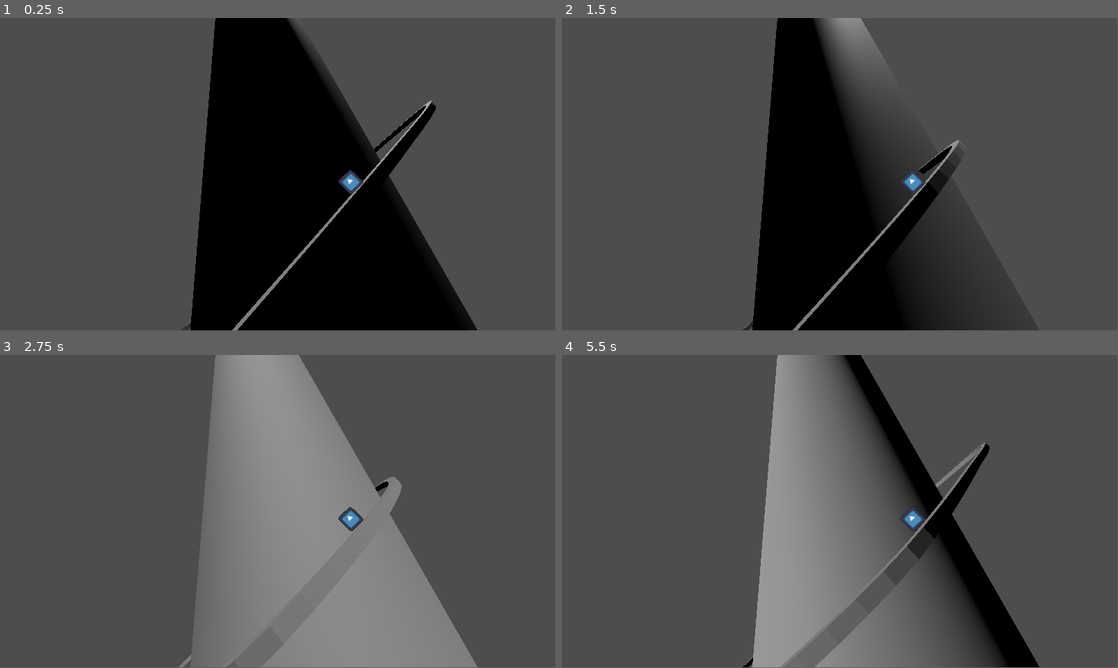
Above: before the commit, frames 1-4 (two rows, left to right).
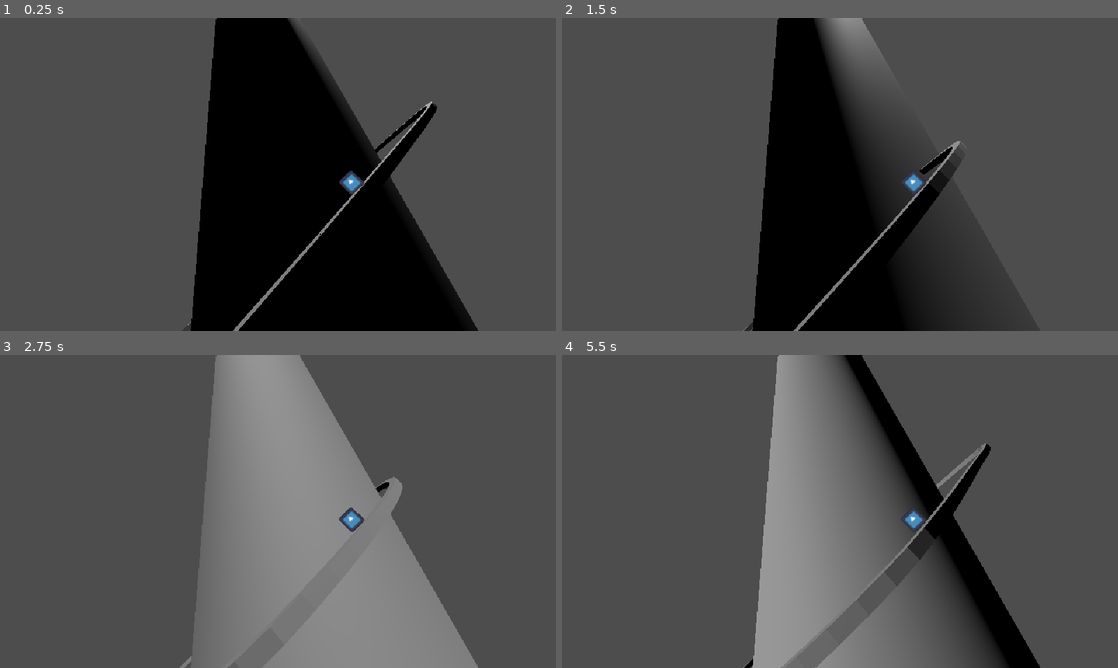
Above: after the commit, the same moments.

Repository: The-Breakfast-Gentlemen/godot-wild-jam-73
Game: Godot game, scene res://game.tscn
Same seed, same stepped clock (60 frames per second), same inputs: the game is played once before the commit and once after it. Before the commit the project has no main scene; this scene is started directly in both runs. The engine's default icon, where the game draws it, is replaced by a stand-in: a white triangle on a blue panel in a dark square.
Inputs (mouse positions are in pixels of both pictures, inside the frame that each line leads up to):
- Up to frame 1 (0.25 s): no input
- Up to frame 2 (1.5 s): move the mouse to (962, 158) at 0.52 s; move the mouse to (728, 190) at 1.27 s
- Up to frame 3 (2.75 s): move the mouse to (333, 442) at 2.02 s
- Up to frame 4 (5.5 s): move the mouse to (812, 574) at 2.77 s; move the mouse to (1006, 558) at 3.52 s; move the mouse to (673, 464) at 4.27 s; move the mouse to (867, 511) at 5.02 s
In our replay, the window is 799x449 before the commit and 800x450 after it. These sizes can differ from the game's own. Grey fills any space a smaller window leaves; there, only what the larger window draws over its background counts as a difference.

The runs differ from the first frame. In frame 1, 0.8% of the frame differs, in the area x 33-86%, y 0-100%; in frame 2, 0.7%; in frame 3, 0.4%; in frame 4, 0.7%.

Commit message:
Main Menu/Settings
Created Main Menu with Following Functions:

-Play
-Options
-Quit

Added UI sound effects for buttons & test music for main menu music.

Settings menu is fully functional and can adjust volume of master, music, sfx with sliders.

I made a AudioPlayer script thats global in order to play audio SFX and Music between scenes. However one bug I have not fixed on it is the main menu music will start at the beginning when you press back on the settings menu. This is because the main menu and settings menu are seperate scenes in godot. Will need to fix this later.

I changed some of the project settings so the screen size is dynamic for different resolutions and sizes of monitors. This can be altered if its an issue.

Diff:
--- /dev/null
+++ b/Assets/Audio/default_bus_layout.tres
@@ -0,0 +1,16 @@
+[gd_resource type="AudioBusLayout" format=3 uid="uid://2mcyidw8rg1h"]
+
+[resource]
+bus/0/volume_db = -0.130497
+bus/1/name = &"Music"
+bus/1/solo = false
+bus/1/mute = false
+bus/1/bypass_fx = false
+bus/1/volume_db = 0.0672607
+bus/1/send = &"Master"
+bus/2/name = &"SFX"
+bus/2/solo = false
+bus/2/mute = false
+bus/2/bypass_fx = false
+bus/2/volume_db = 0.0694828
+bus/2/send = &"Master"
--- /dev/null
+++ b/Scenes/AudioPlayer/AudioPlayer.gd
@@ -0,0 +1,10 @@
+extends Node
+
+func menu_music():
+	$"MenuMusic".play()
+
+func button_click():
+	$"ButtonClick".play()
+
+func button_hover():
+	$"ButtonHover".play()
--- /dev/null
+++ b/Scenes/AudioPlayer/AudioPlayer.tscn
@@ -0,0 +1,22 @@
+[gd_scene load_steps=5 format=3 uid="uid://2yu35spt1uh4"]
+
+[ext_resource type="AudioStream" uid="uid://b3d20fvlf7yri" path="res://Assets/Audio/GUI Sounds/JDSherbert - Ultimate UI SFX Pack - Select - 1.wav" id="1_kd16p"]
+[ext_resource type="Script" path="res://Scenes/AudioPlayer/AudioPlayer.gd" id="1_ucqtp"]
+[ext_resource type="AudioStream" uid="uid://b7feoluyf3w3k" path="res://Assets/Audio/GUI Sounds/JDSherbert - Ultimate UI SFX Pack - Cursor - 4.wav" id="3_74dmk"]
+[ext_resource type="AudioStream" uid="uid://b3jn71ovmkh7l" path="res://Assets/Audio/Music/Test.mp3" id="4_shwt1"]
+
+[node name="AudioPlayer" type="Node"]
+script = ExtResource("1_ucqtp")
+
+[node name="ButtonClick" type="AudioStreamPlayer" parent="."]
+stream = ExtResource("1_kd16p")
+bus = &"SFX"
+
+[node name="ButtonHover" type="AudioStreamPlayer" parent="."]
+stream = ExtResource("3_74dmk")
+bus = &"SFX"
+
+[node name="MenuMusic" type="AudioStreamPlayer" parent="."]
+stream = ExtResource("4_shwt1")
+volume_db = -20.493
+bus = &"Music"
--- /dev/null
+++ b/Scenes/Menu/Main Menu/menu.gd
@@ -0,0 +1,26 @@
+extends Control
+
+func  _ready():
+	get_viewport().size = DisplayServer.screen_get_size()
+	AudioPlayer.menu_music()
+
+func _on_play_pressed() -> void:
+	get_tree().change_scene_to_file("res://game.tscn")
+	AudioPlayer.button_click()
+
+func _on_play_mouse_entered() -> void:
+	AudioPlayer.button_hover()
+
+func _on_options_pressed() -> void:
+	get_tree().change_scene_to_file("res://Scenes/Menu/Options Menu/options_menu.tscn")
+	AudioPlayer.button_click()
+
+func _on_options_mouse_entered() -> void:
+	AudioPlayer.button_hover()
+
+func _on_quit_pressed() -> void:
+	get_tree().quit()
+	AudioPlayer.button_click()
+
+func _on_quit_mouse_entered() -> void:
+	AudioPlayer.button_hover()
--- /dev/null
+++ b/Scenes/Menu/Main Menu/menu.tscn
@@ -0,0 +1,45 @@
+[gd_scene load_steps=2 format=3 uid="uid://dmuuhssubnufn"]
+
+[ext_resource type="Script" path="res://Scenes/Menu/Main Menu/menu.gd" id="1_xteev"]
+
+[node name="Menu" type="Control"]
+layout_mode = 3
+anchors_preset = 15
+anchor_right = 1.0
+anchor_bottom = 1.0
+grow_horizontal = 2
+grow_vertical = 2
+script = ExtResource("1_xteev")
+
+[node name="MarginContainer" type="MarginContainer" parent="."]
+layout_mode = 1
+anchors_preset = 2
+anchor_top = 1.0
+anchor_bottom = 1.0
+offset_top = -127.0
+offset_right = 101.0
+grow_vertical = 0
+
+[node name="VBoxContainer" type="VBoxContainer" parent="MarginContainer"]
+layout_mode = 2
+size_flags_horizontal = 0
+size_flags_vertical = 8
+
+[node name="Play" type="Button" parent="MarginContainer/VBoxContainer"]
+layout_mode = 2
+text = "PLAY"
+
+[node name="Options" type="Button" parent="MarginContainer/VBoxContainer"]
+layout_mode = 2
+text = "OPTIONS"
+
+[node name="Quit" type="Button" parent="MarginContainer/VBoxContainer"]
+layout_mode = 2
+text = "QUIT"
+
+[connection signal="mouse_entered" from="MarginContainer/VBoxContainer/Play" to="." method="_on_play_mouse_entered"]
+[connection signal="pressed" from="MarginContainer/VBoxContainer/Play" to="." method="_on_play_pressed"]
+[connection signal="mouse_entered" from="MarginContainer/VBoxContainer/Options" to="." method="_on_options_mouse_entered"]
+[connection signal="pressed" from="MarginContainer/VBoxContainer/Options" to="." method="_on_options_pressed"]
+[connection signal="mouse_entered" from="MarginContainer/VBoxContainer/Quit" to="." method="_on_quit_mouse_entered"]
+[connection signal="pressed" from="MarginContainer/VBoxContainer/Quit" to="." method="_on_quit_pressed"]
--- /dev/null
+++ b/Scenes/Menu/Options Menu/options_menu.gd
@@ -0,0 +1,8 @@
+extends Control
+
+func _on_back_pressed() -> void:
+	get_tree().change_scene_to_file("res://Scenes/Menu/Main Menu/menu.tscn")
+	AudioPlayer.button_click()
+
+func _on_back_mouse_entered() -> void:
+	AudioPlayer.button_hover()
--- /dev/null
+++ b/Scenes/Menu/Options Menu/options_menu.tscn
@@ -0,0 +1,64 @@
+[gd_scene load_steps=4 format=3 uid="uid://cerxfjff546a4"]
+
+[ext_resource type="Script" path="res://Scenes/Menu/Options Menu/options_menu.gd" id="1_llfev"]
+[ext_resource type="PackedScene" uid="uid://ksrtqyh0btqs" path="res://Scenes/Menu/Volume Slider/volume_slider.tscn" id="2_p00iy"]
+
+[sub_resource type="Theme" id="Theme_1rdqq"]
+
+[node name="options_menu" type="Control"]
+layout_mode = 3
+anchors_preset = 15
+anchor_right = 1.0
+anchor_bottom = 1.0
+grow_horizontal = 2
+grow_vertical = 2
+theme = SubResource("Theme_1rdqq")
+script = ExtResource("1_llfev")
+
+[node name="MarginContainer" type="MarginContainer" parent="."]
+layout_mode = 1
+anchors_preset = 2
+anchor_top = 1.0
+anchor_bottom = 1.0
+offset_top = -159.0
+offset_right = 230.0
+grow_vertical = 0
+
+[node name="VBoxContainer" type="VBoxContainer" parent="MarginContainer"]
+layout_mode = 2
+
+[node name="Options Menu Label" type="Label" parent="MarginContainer/VBoxContainer"]
+layout_mode = 2
+theme_override_font_sizes/font_size = 30
+text = "OPTIONS MENU"
+
+[node name="Master Volume Label" type="Label" parent="MarginContainer/VBoxContainer"]
+layout_mode = 2
+text = "Master Volume:"
+
+[node name="Master" parent="MarginContainer/VBoxContainer" instance=ExtResource("2_p00iy")]
+layout_mode = 2
+bus_name = "Master"
+
+[node name="Music Volume Label" type="Label" parent="MarginContainer/VBoxContainer"]
+layout_mode = 2
+text = "Music Volume:"
+
+[node name="Music" parent="MarginContainer/VBoxContainer" instance=ExtResource("2_p00iy")]
+layout_mode = 2
+bus_name = "Music"
+
+[node name="SFX Volume Label" type="Label" parent="MarginContainer/VBoxContainer"]
+layout_mode = 2
+text = "SFX Volume:"
+
+[node name="SFX" parent="MarginContainer/VBoxContainer" instance=ExtResource("2_p00iy")]
+layout_mode = 2
+bus_name = "SFX"
+
+[node name="Back" type="Button" parent="MarginContainer/VBoxContainer"]
+layout_mode = 2
+text = "BACK"
+
+[connection signal="mouse_entered" from="MarginContainer/VBoxContainer/Back" to="." method="_on_back_mouse_entered"]
+[connection signal="pressed" from="MarginContainer/VBoxContainer/Back" to="." method="_on_back_pressed"]
--- /dev/null
+++ b/Scenes/Menu/Volume Slider/volume_slider.tscn
@@ -0,0 +1,10 @@
+[gd_scene load_steps=2 format=3 uid="uid://ksrtqyh0btqs"]
+
+[ext_resource type="Script" path="res://volume_slider.gd" id="1_r4e8x"]
+
+[node name="volume_slider" type="HSlider"]
+offset_right = 8.0
+offset_bottom = 16.0
+max_value = 1.0
+step = 0.001
+script = ExtResource("1_r4e8x")
--- /dev/null
+++ b/default_bus_layout.tres
@@ -0,0 +1,16 @@
+[gd_resource type="AudioBusLayout" format=3 uid="uid://dlecs6gtpp43m"]
+
+[resource]
+bus/0/volume_db = -0.130497
+bus/1/name = &"Music"
+bus/1/solo = false
+bus/1/mute = false
+bus/1/bypass_fx = false
+bus/1/volume_db = 0.0672607
+bus/1/send = &"Master"
+bus/2/name = &"SFX"
+bus/2/solo = false
+bus/2/mute = false
+bus/2/bypass_fx = false
+bus/2/volume_db = 0.0694828
+bus/2/send = &"Master"
--- a/game.tscn
+++ b/game.tscn
@@ -29,7 +29,7 @@
 update_scale = false
 
 [node name="CSGCylinder3D" type="CSGCylinder3D" parent="."]
-transform = Transform3D(3.11144, 2.4271e-05, 4.02828, 2.4795, 4.01151, -1.91518, -3.17477, 3.13302, 2.45216, 0.897388, 0.06, 1.2306)
+transform = Transform3D(3.11143, 2.47261e-05, 4.02828, 2.4795, 4.01151, -1.91518, -3.17477, 3.13302, 2.45216, 0.897388, 0.06, 1.2306)
 height = 4.04187
 
 [node name="DirectionalLight3D" type="DirectionalLight3D" parent="."]
--- a/project.godot
+++ b/project.godot
@@ -11,5 +11,22 @@
 [application]
 
 config/name="Godot Wild Jam 73"
+run/main_scene="res://game.tscn"
 config/features=PackedStringArray("4.3", "Forward Plus")
 config/icon="res://icon.svg"
+
+[autoload]
+
+AudioPlayer="*res://Scenes/AudioPlayer/AudioPlayer.tscn"
+
+[display]
+
+window/size/viewport_width=1920
+window/size/viewport_height=1080
+window/stretch/mode="viewport"
+window/stretch/aspect="expand"
+window/stretch/scale=3.0
+
+[rendering]
+
+textures/canvas_textures/default_texture_filter=0
--- /dev/null
+++ b/volume_slider.gd
@@ -0,0 +1,20 @@
+extends HSlider
+
+@export
+var bus_name: String
+
+var bus_index: int
+
+func _ready() -> void:
+	bus_index = AudioServer.get_bus_index(bus_name)
+	value_changed.connect(_on_value_changed)
+
+	value = db_to_linear(
+		AudioServer.get_bus_volume_db(bus_index)
+	)
+
+func _on_value_changed(value: float) -> void:
+	AudioServer.set_bus_volume_db(
+		bus_index,
+		linear_to_db(value)
+	)
Not shown, added: Assets/Audio/GUI Sounds/JDSherbert - Ultimate UI SFX Pack - Cursor - 4.wav.import
Not shown, added: Assets/Audio/GUI Sounds/JDSherbert - Ultimate UI SFX Pack - Select - 1.wav.import
Not shown, added: Assets/Audio/Music/Test.mp3.import
Not shown, added: Assets/Audio/GUI Sounds/JDSherbert - Ultimate UI SFX Pack - Cursor - 4.wav
Not shown, added: Assets/Audio/GUI Sounds/JDSherbert - Ultimate UI SFX Pack - Select - 1.wav
Not shown, added: Assets/Audio/Music/Test.mp3
